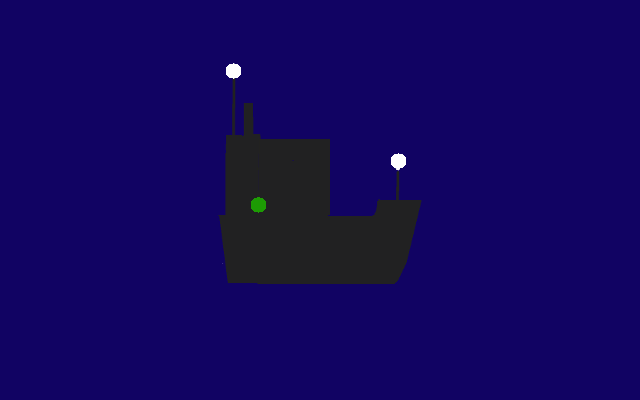
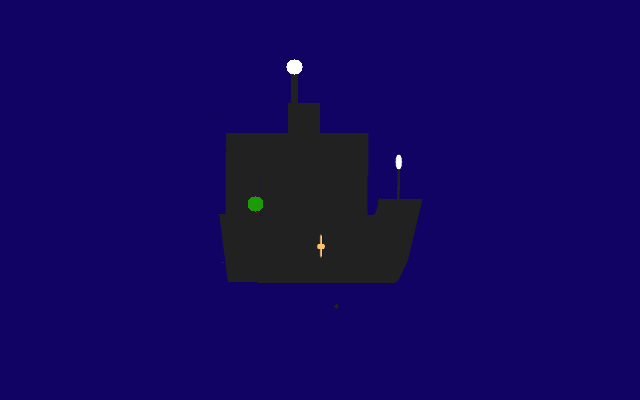
Revision of a layered 640px x 400px image; what changed, layer by layer:
added layer "ship" above "front" over [218, 59, 423, 283]
added layer "front" above "stern light" over [259, 133, 369, 215]
added layer "stern light" above "chimney" over [286, 59, 303, 130]
added layer "chimney" above "Background" over [288, 103, 320, 135]
painted on "Background" over [218, 63, 422, 309]
